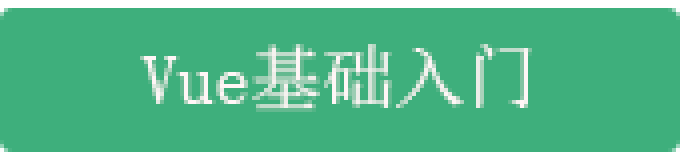
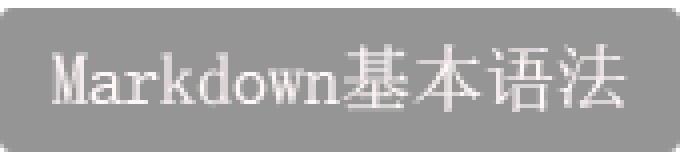
The second w=680, h=160 image is a revision of the first. Changes to its layers:
renamed "Vue基础入门" to "Markdown基本语法", painted on it over (x1=52, y1=44, x2=628, y2=112)
painted on "圆角矩形 1" over (x1=0, y1=8, x2=680, y2=152)
